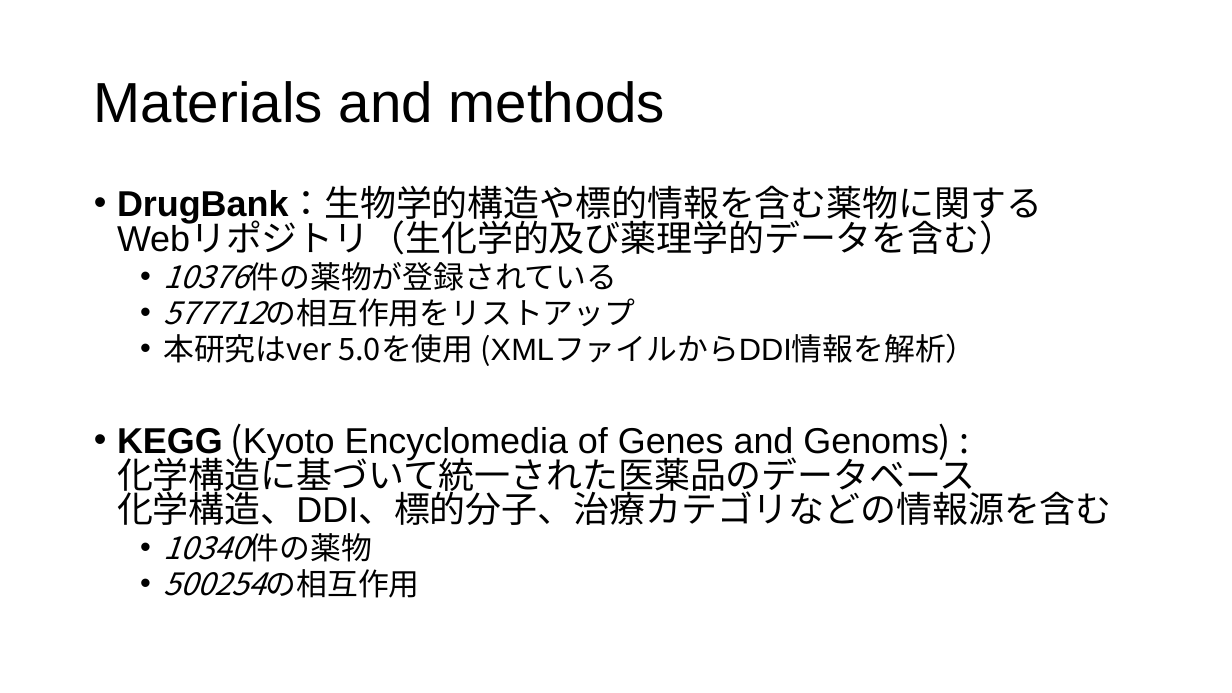
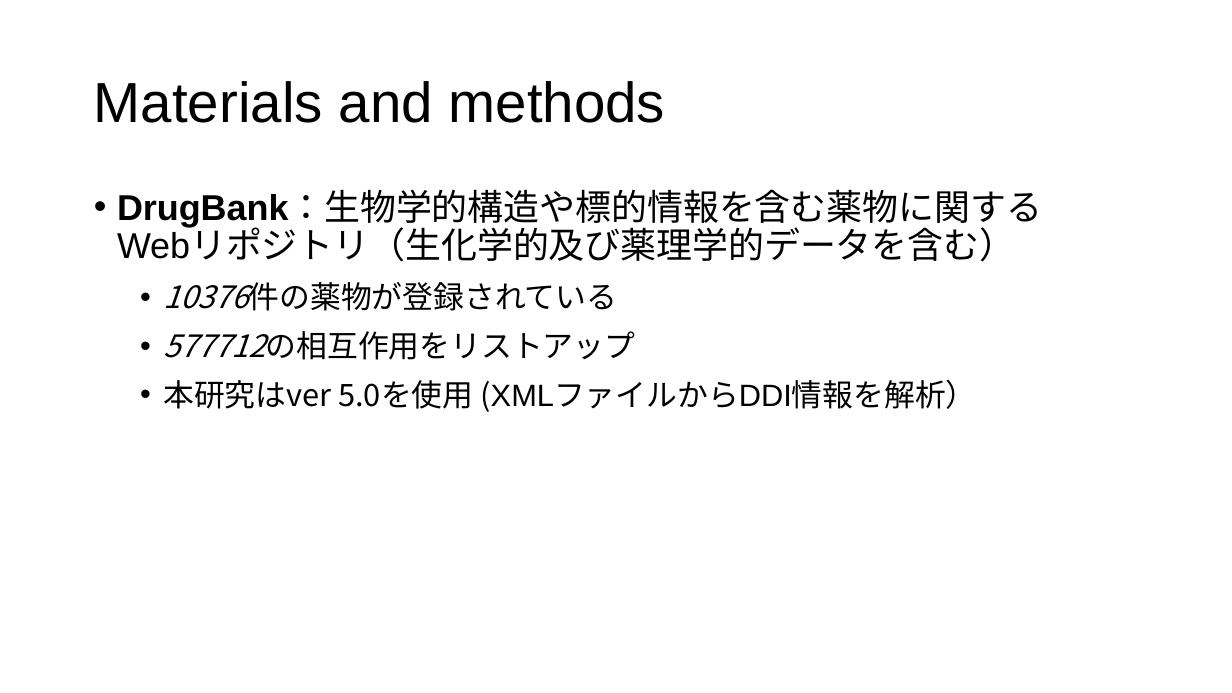
Before and after one commit to tsutarou10/variousFile, a slide deck: slide 20 of Predicting potential drug-drug interactions on topological and semantic similarity features using statistical learning.pptx (slide 19 before the commit). Drawn at 1232x693 pixels with LibreOffice and Linux fonts; fonts in the diff are those of the drawing. Boxes give left, top, right and bottom in pixels: in the first picture for what was removed or moved away, otherwise in the second. Text is boxed around its words. In the diff, an @@ line names an element or a change of style, - is before the commit and + after.

```diff
--- a/Predicting potential drug-drug interactions on topological and semantic similarity features using statistical learning.pptx
+++ b/Predicting potential drug-drug interactions on topological and semantic similarity features using statistical learning.pptx
@@ text "DrugBank：生物学的構造や標的情報を含む薬物に関する Webリポジトリ（生化学的及び薬理学的データを含む）" at <box>117,192,1042,412</box>: line spacing 0.8 to 0.9; more space between paragraphs @@
@@ text at <box>117,423,1112,525</box>: paragraphs removed @@
-• KEGG (Kyoto Encyclomedia of Genes and Genoms) :
-  化学構造に基づいて統一された医薬品のデータベース
-  化学構造、DDI、標的分子、治療カテゴリなどの情報源を含む
-  • 10340件の薬物
-  • 500254の相互作用
```
Also in this commit, not shown: 18 other slides changed, 2 slides added.
